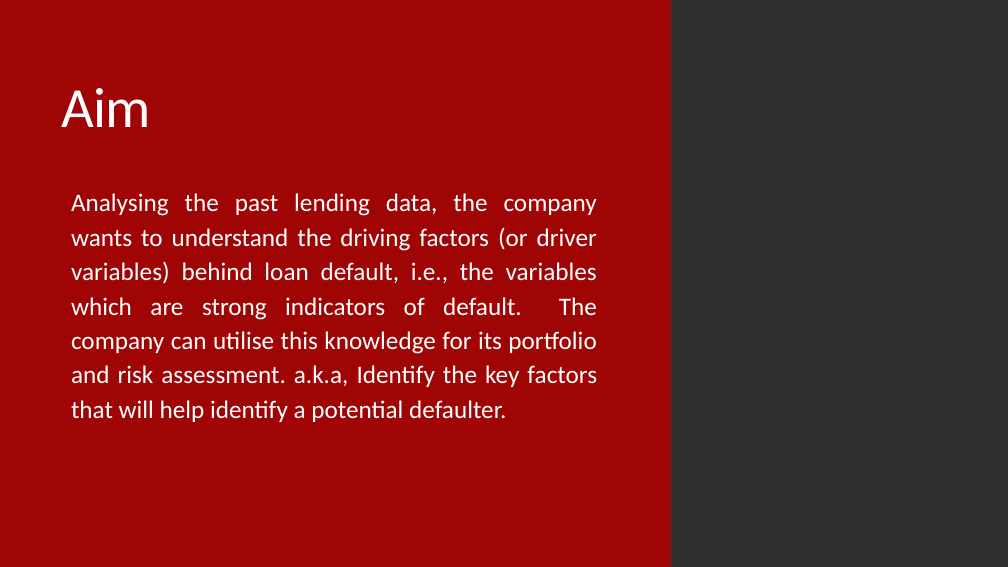
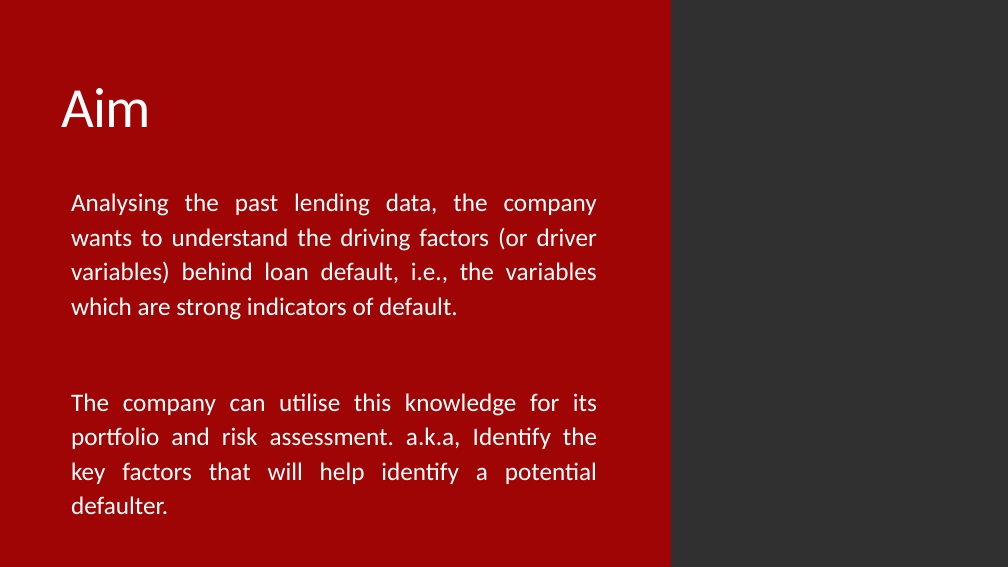
Before and after one commit to Vasista-Eranki/LendingClubCaseStudy, a slide deck: slide 3 of Lending Club Case Study.pptx. Drawn at 1008x567 pixels with LibreOffice and Linux fonts; fonts in the diff are those of the drawing; background and template pictures are left out. Boxes give left, top, right and bottom in pixels: in the first picture for what was removed or moved away, otherwise in the second. Text is boxed around its words. In the diff, an @@ line names an element or a change of style, - is before the commit and + after.

```diff
--- a/Lending Club Case Study.pptx
+++ b/Lending Club Case Study.pptx
@@ text at <box>71,193,597,514</box>: text changed @@
-  Analysing the past lending data, the company wants to understand the driving factors (or driver variables) behind loan default, i.e., the variables which are strong indicators of default. The company can utilise this knowledge for its portfolio and risk assessment. a.k.a, Identify the key factors that will help identify a potential defaulter.
+  Analysing the past lending data, the company wants to understand the driving factors (or driver variables) behind loan default, i.e., the variables which are strong indicators of default.
+  The company can utilise this knowledge for its portfolio and risk assessment. a.k.a, Identify the key factors that will help identify a potential defaulter.
```
Also in this commit, not shown: 2 other slides changed, 15 slides added, 1 slide removed, 1 other file.
